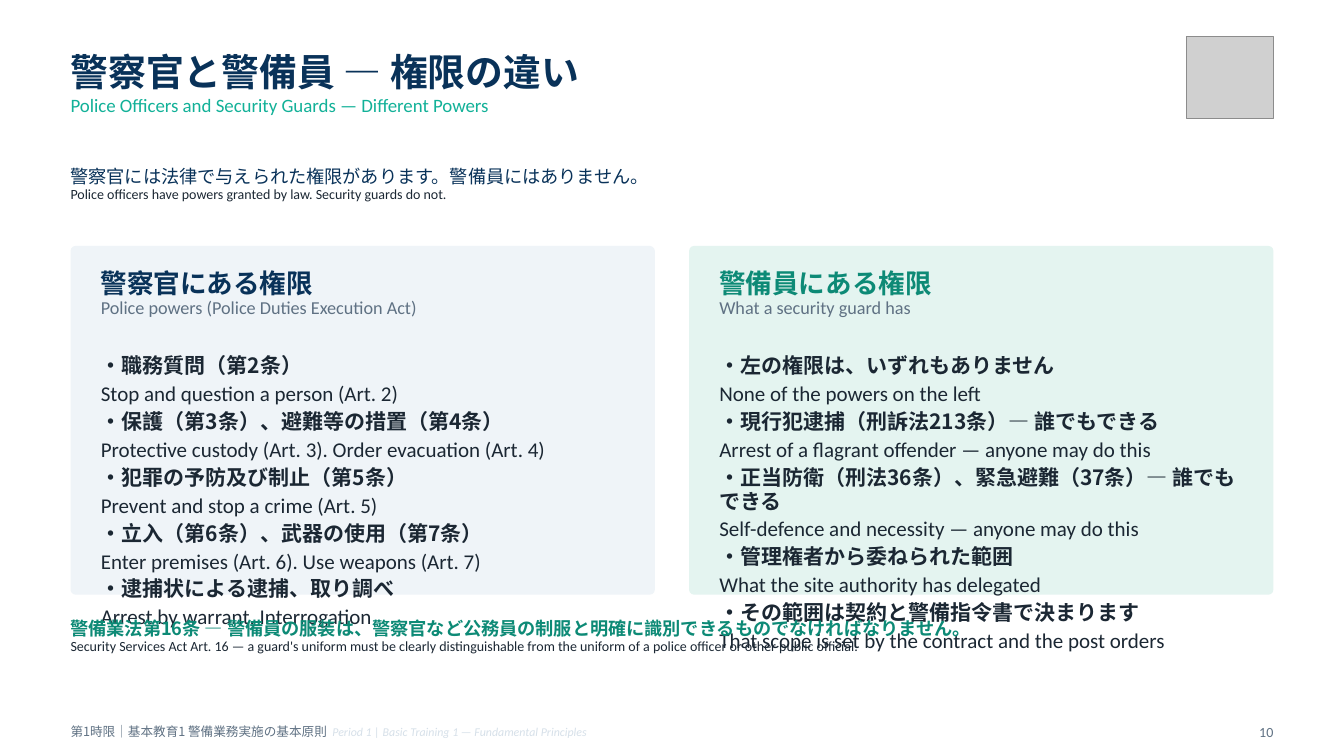
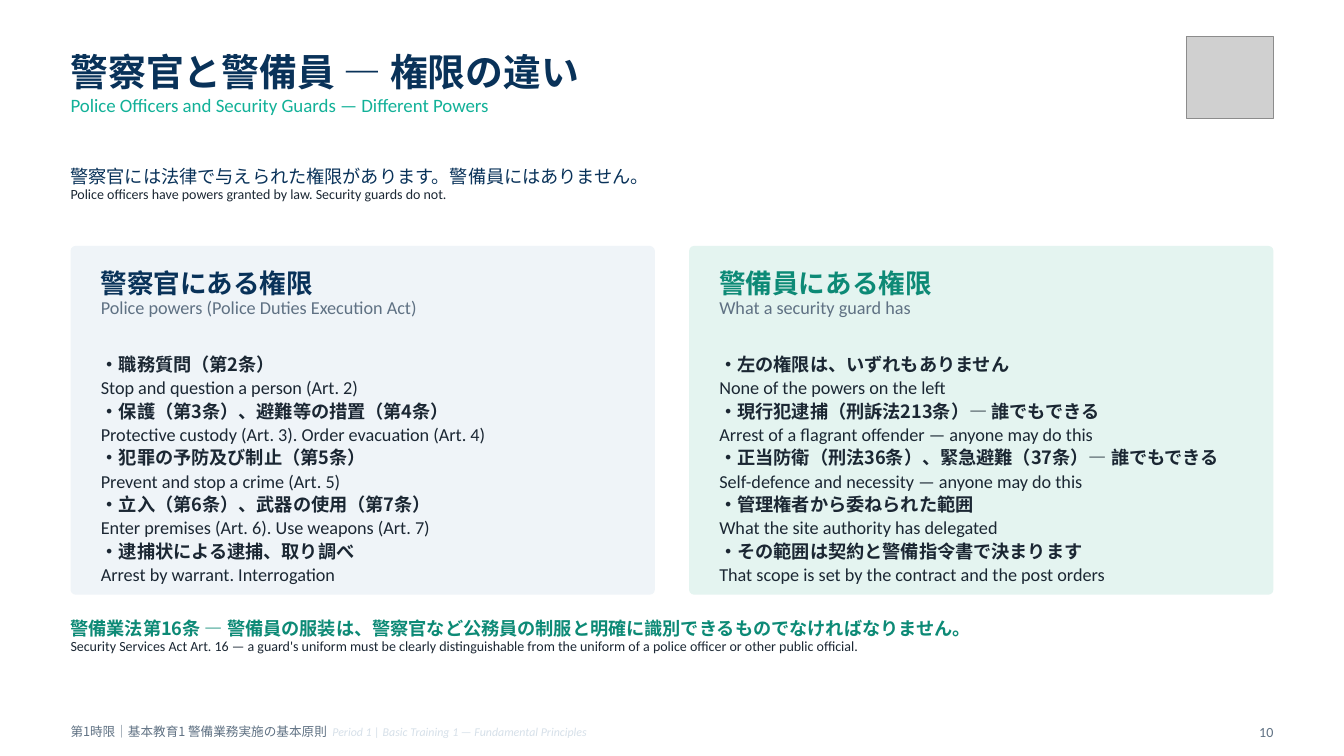
Before and after one commit to hrsmhiroshi-cpu/Training-, a slide deck: slide 10 of 新任講習/out/01_1限_警備業務実施の基本原則.pptx. Drawn at 1344x756 pixels with LibreOffice and Linux fonts; fonts in the diff are those of the drawing; grey boxes stand for pictures. Boxes give left, top, right and bottom in pixels: in the first picture for what was removed or moved away, otherwise in the second. Text is boxed around its words. In the diff, an @@ line names an element or a change of style, - is before the commit and + after.

```diff
--- a/新任講習/out/01_1限_警備業務実施の基本原則.pptx
+++ b/新任講習/out/01_1限_警備業務実施の基本原則.pptx
@@ text "・職務質問（第2条）" at (101,355,485,581): size 15 to 13 pt; less space between paragraphs @@
@@ text "・左の権限は、いずれもありません" at (719,355,1219,581): size 15 to 13 pt; less space between paragraphs @@
```
Also in this commit, not shown: 2 other slides changed, 8 other files.
